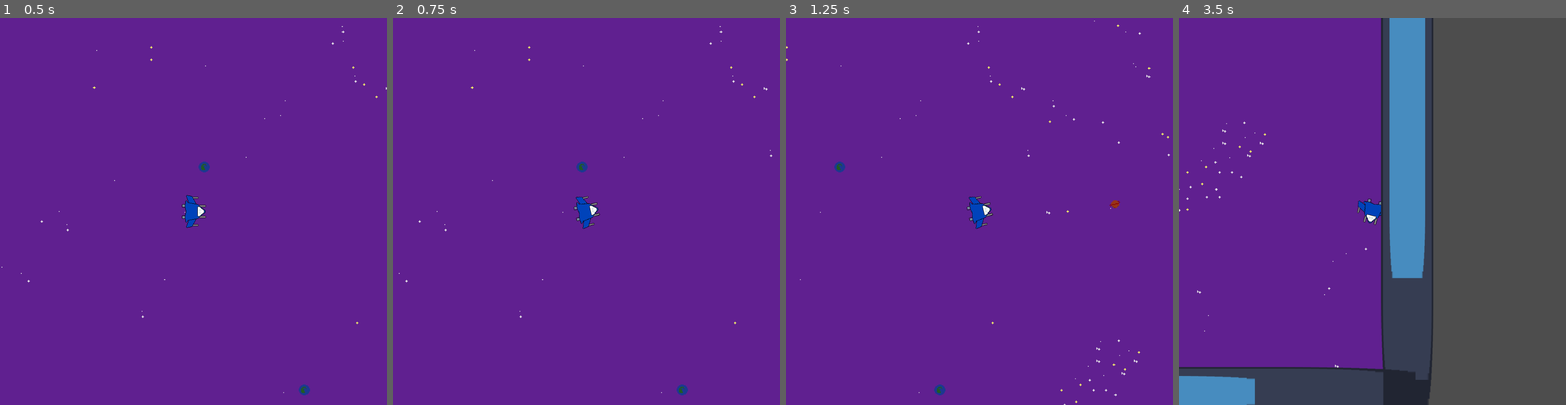
Above: before the commit, frames 1-4 (left to right).
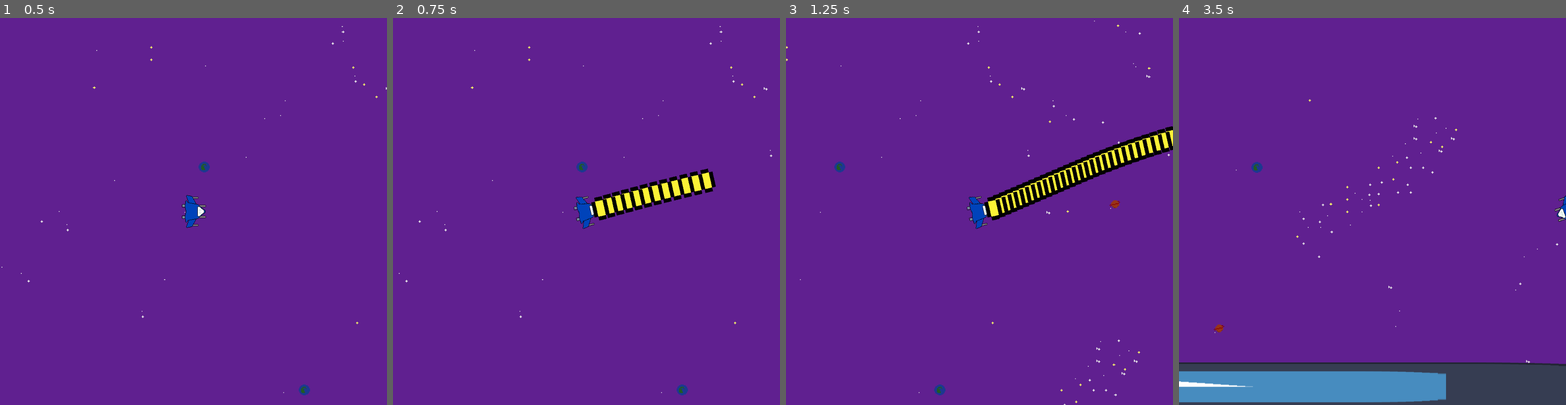
Above: after the commit, the same moments.

Repository: daltHub/Untitled-Space-Game
Game: Godot game, scene res://main.tscn
Two runs of this game, one before a commit and one after it. Both use one fixed random seed, a clock stepped at 60 frames per second and the inputs below. Before the commit the project has no main scene; this scene is started directly in both runs. The engine's default icon, where the game draws it, is replaced by a stand-in: a white triangle on a blue panel in a dark square.
Inputs (mouse positions are in pixels of both pictures, inside the frame that each line leads up to):
- Up to frame 1 (0.5 s): no input
- Up to frame 2 (0.75 s): tap Enter at 0.5 s; move the mouse to (671, 192) at 0.52 s; press the mouse at (671, 192) at 0.53 s; hold D (move_right) from 0.53 s (still down)
- Up to frame 3 (1.25 s): keep holding D (move_right)
- Up to frame 4 (3.5 s): move the mouse to (1295, 230) at 1.27 s; release D (move_right) at 1.28 s; release the mouse at (1295, 230) at 1.28 s; hold S (move_down) 1.28-2.03 s; click (1295, 230) at 1.35 s; move the mouse to (1411, 126) at 2.02 s; press the mouse at (1411, 126) at 2.03 s; hold D (move_right) 2.03-2.78 s; move the mouse to (1353, 288) at 2.77 s; release the mouse at (1353, 288) at 2.78 s; hold W (move_up) from 2.78 s (still down); click (1353, 288) at 2.85 s

Frame 1 is identical in both runs. In frame 2, 1.8% of the frame differs, in the area x 51-84%, y 38-53%; in frame 3, 3.1%; in frame 4, 49%, in the area x 0-100%, y 0-100%.

Commit message:
added bullet instantiation and deletion on collision

Diff:
--- /dev/null
+++ b/bullet.gd
@@ -0,0 +1,17 @@
+extends Area2D
+
+var speed = 1750
+
+func _physics_process(delta):
+	position += transform.x * speed * delta
+
+func _on_bullet_body_entered(body):
+	if body.is_in_group("mobs"):
+		body.queue_free()
+	print("collision")
+	queue_free()
+
+
+func _on_body_entered(body):
+	queue_free()
+	pass # Replace with function body.
--- /dev/null
+++ b/bullet.tscn
@@ -0,0 +1,25 @@
+[gd_scene load_steps=4 format=3 uid="uid://65y6uhn2ujnt"]
+
+[ext_resource type="Texture2D" uid="uid://ds7ic27mnhdfm" path="res://art/player/bullet.png" id="1_qdcow"]
+[ext_resource type="Script" path="res://bullet.gd" id="1_rr8e2"]
+
+[sub_resource type="RectangleShape2D" id="RectangleShape2D_cp3iv"]
+size = Vector2(40, 61)
+
+[node name="Bullet" type="Area2D"]
+rotation = 1.5708
+scale = Vector2(0.1, 0.1)
+collision_layer = 2
+collision_mask = 3
+script = ExtResource("1_rr8e2")
+metadata/_edit_group_ = true
+
+[node name="Sprite2D" type="Sprite2D" parent="."]
+scale = Vector2(10, 10)
+texture = ExtResource("1_qdcow")
+
+[node name="CollisionShape2D" type="CollisionShape2D" parent="."]
+position = Vector2(0, 0.5)
+shape = SubResource("RectangleShape2D_cp3iv")
+
+[connection signal="body_entered" from="." to="." method="_on_body_entered"]
--- a/main.tscn
+++ b/main.tscn
@@ -124,19 +124,27 @@
 position = Vector2(1315, 771)
 
 [node name="Camera2D" type="Camera2D" parent="Player"]
+limit_left = 0
+limit_top = 0
+limit_right = 2400
+limit_bottom = 2000
 
 [node name="test_object" parent="." instance=ExtResource("3_yr2b4")]
 position = Vector2(2484, 782)
-scale = Vector2(1.05286, 16.4353)
+scale = Vector2(1.05286, 16.2777)
+collision_mask = 3
 
 [node name="test_object2" parent="." instance=ExtResource("3_yr2b4")]
 position = Vector2(1176, 1797)
 scale = Vector2(20.7729, 0.955272)
+collision_mask = 3
 
 [node name="test_object3" parent="." instance=ExtResource("3_yr2b4")]
 position = Vector2(1227, -82)
 scale = Vector2(-22.8549, -0.298247)
+collision_mask = 3
 
 [node name="test_object4" parent="." instance=ExtResource("3_yr2b4")]
 position = Vector2(-77, 761)
 scale = Vector2(0.680655, 18.3896)
+collision_mask = 3
--- a/player.gd
+++ b/player.gd
@@ -6,8 +6,8 @@
 var friction = 600
 var screen_size # Size of the game window.
 var input = Vector2.ZERO
-
-# Called when the node enters the scene tree for the first time.
+var bullet_speed = 2000
+var Bullet = preload("res://bullet.tscn")
 func _ready():
 	screen_size = get_viewport_rect().size
 
@@ -31,7 +31,16 @@
 	move_and_slide()
 	return
 
+func shoot():
+	var b = Bullet.instantiate()
+	owner.add_child(b)
+	b.transform = $Muzzle.global_transform
+
+
 
 func _physics_process(delta):
-	look_at(get_global_mouse_position())
+	var mouse_pos = get_global_mouse_position()
+	look_at(mouse_pos)
 	player_movement(delta)
+	if Input.is_action_pressed("shoot"):
+		shoot()
--- a/player.tscn
+++ b/player.tscn
@@ -15,6 +15,7 @@
 }]
 
 [node name="Player" type="CharacterBody2D"]
+collision_layer = 128
 script = ExtResource("1_shv4u")
 metadata/_edit_group_ = true
 
@@ -25,3 +26,6 @@
 [node name="CollisionPolygon2D" type="CollisionPolygon2D" parent="."]
 visible = false
 polygon = PackedVector2Array(-3, -31, 3, -31, 7, -24, 13, -19, 19, -12, 23, 10, 24, 14, 29, 18, 27, 21, 20, 22, 4, 19, -3, 19, -9, 20, -20, 21, -27, 21, -22, 4, -16, -13)
+
+[node name="Muzzle" type="Marker2D" parent="."]
+position = Vector2(37, 0)
--- a/project.godot
+++ b/project.godot
@@ -11,6 +11,7 @@
 [application]
 
 config/name="Untitled Space Game"
+run/main_scene="res://main.tscn"
 config/features=PackedStringArray("4.2", "Forward Plus")
 config/icon="res://icon.svg"
 
